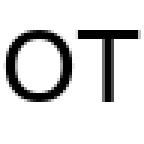
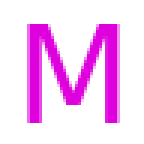
Layered file, before and after one edit (144×144). Changes by layer:
showed "Mixin", moved it above "RoleMixin", painted on it over (x1=3, y1=24, x2=138, y2=123)
hid "ObjectType", painted on it over (x1=3, y1=24, x2=141, y2=123)
